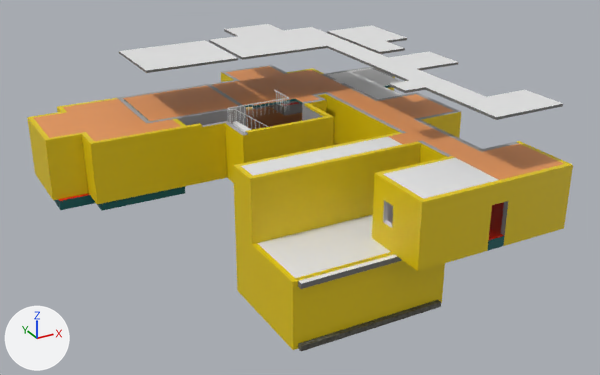
The Blender file Lights Between/Assets/Models/House/MorrowHouse2.blend as it was, and as the next commit left it.
Rendered twice from a 50 mm camera at (-37.3, -73.0, 31.4) aimed at (0.8, -3.6, -3.3). Arrows for +X, +Y and +Z are at lower left; the lights stay in place. The older version comes first.

Before the edit, the objects in view are built like this:
```python
ob_basementfloor = bpy.data.objects.new('BasementFloor', me_scene_462)
ob_basementfloor.location = (-2.0, -16.62, -8.75)
ob_basementwalls = bpy.data.objects.new('BasementWalls', me_scene_455)
ob_basementwalls.location = (-2.0, -16.62, -4.83)
ob_bedroom2ceiling = bpy.data.objects.new('Bedroom2Ceiling', me_cube_030)
ob_bedroom2ceiling.location = (-7.22, 8.5, 8.88)
ob_cube_002 = bpy.data.objects.new('Cube.002', me_cube_035)
ob_cube_002.location = (-15.84, 6.08, 3.62)
ob_cube_011 = bpy.data.objects.new('Cube.011', me_cube_029)
ob_cube_011.location = (-4.36, 0.63, 3.62)
ob_floorceiling_hall = bpy.data.objects.new('FloorCeiling Hall', me_cube_027)
ob_floorceiling_hall.location = (9.94, -12.45, 3.62)
ob_groundwalls = bpy.data.objects.new('GroundWalls', me_scene_415)
ob_groundwalls.location = (0.0, 0.0, 0.0)
ob_upperfloorwalls = bpy.data.objects.new('UpperFloorWalls', me_cube_016)
ob_upperfloorwalls.location = (6.74, -0.67, 6.22)
ob_upstairsfoyerceiling = bpy.data.objects.new('UpstairsFoyerCeiling', me_cube_031)
ob_upstairsfoyerceiling.location = (4.84, 10.18, 8.88)
# also in view: 'UpstairHallCeiling' at (11.5, -9.6, 8.9); 'Cube.010' at (-7.2, 8.5, 3.6); 'FoyerFloor' at (1.0, 6.9, -2.0); 'BedroomCeiling' at (15.1, 4.6, 8.9); 'Cube.008' at (15.1, 8.1, 3.6)
```
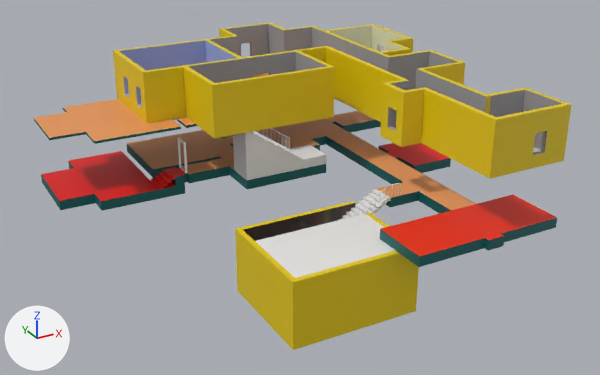
Where the change shows, as pixel boxes [x1, y1, x2, y2] in the pictures (600 x 375 px):
'GroundWalls', hidden: before [27, 65, 573, 271]
'UpperFloorWalls', shown: after [113, 23, 572, 179]
'BasementWalls', reshaped: before [235, 229, 445, 350]; after [235, 201, 419, 350]
'FloorCeiling Hall', hidden: before [241, 88, 564, 199]
'UpstairHallCeiling', hidden: before [327, 43, 563, 120]
'UpstairsFoyerCeiling', hidden: before [209, 24, 351, 60]
'Bedroom2Ceiling', hidden: before [119, 40, 238, 73]
'BedroomCeiling', hidden: before [327, 25, 407, 54]
'BasementFloor', moved, rescaled (not visible afterwards): before [298, 300, 441, 351]
'Cube.011', shown (mostly hidden): after [177, 117, 245, 138]
part 1 of me_scene_415, built on: before [389, 106, 416, 119]
part 4 of me_cube_016, built on: after [114, 39, 569, 165]
'KitchenFloor', unchanged, uncovered by the edit: before [487, 202, 504, 251]; after [380, 195, 557, 267]
'GarageFloor', unchanged, uncovered by the edit: before [54, 186, 185, 211]; after [41, 151, 188, 211]
'FoyerFloor', unchanged, uncovered by the edit: before [246, 107, 302, 130]; after [181, 118, 348, 189]
'GroundHallwayFloor', unchanged, uncovered by the edit: after [326, 132, 476, 213]

Patch to the scene script:
```diff
--- a/Lights Between/Assets/Models/House/MorrowHouse2.blend.py
+++ b/Lights Between/Assets/Models/House/MorrowHouse2.blend.py
@@ me_scene_415 @@
 # used by ob_groundwalls; location = (0.0, 0.0, 0.0)
-me_scene_415.from_pydata(...)  # 1920 vertices, 1955 faces; spans x -22.8..18.7, y -25.0..17.4, z -2.5..3.8
+me_scene_415.from_pydata(...)  # 2150 vertices, 2212 faces; spans x -22.8..18.7, y -25.0..17.4, z -2.5..3.8
+# me_scene_415 part 1: 5 vertices moved from x 11.5..12.0, y -5.2, z 2.0..3.8 to x 11.5..12.0, y -5.4, z 2.0..3.8; 230 vertices added at x -22.8..18.7, y -25.0..17.4, z 1.7
 me_scene_415.materials.append(mat_basemat)
@@ me_scene_455 @@
 # used by ob_basementwalls; location = (-2.0, -16.62, -4.83)
-me_scene_455.from_pydata(...)  # 48 vertices, 48 faces; spans x -7.7..7.7, y -5.0..6.0, z -4.2..2.3
+me_scene_455.from_pydata(...)  # 54 vertices, 55 faces; spans x -7.7..4.8, y -5.0..6.0, z -4.2..2.3
+# me_scene_455 part 2: 32 vertices moved from x -7.7..7.7, y -5.0..6.0, z -4.2..2.3 to x -7.7..4.8, y -5.0..6.0, z -4.2..2.3; 6 vertices added at x 4.3..4.8, y 3.0, z -4.2..2.3
 me_scene_455.materials.append(mat_basementwalls)
@@ me_scene_462 @@
 # used by ob_basementfloor; location = (-2.0, -16.62, -8.75)
-me_scene_462.from_pydata(...)  # 8 vertices, 6 faces; spans x -7.25..7.25, y -5.5..5.5, z -0.25..0.25
+me_scene_462.from_pydata(...)  # 8 vertices, 6 faces; spans x -7.25..4.34, y -4.5..5.5, z -0.25..0.25
+# me_scene_462 part 3: the whole mesh is scaled about its middle by (0.799, 0.909, 1), then moved by (-1.45, 0.5, 0.0)
 me_scene_462.materials.append(mat_concretefloor_001)
@@ me_cube_016 @@
 # used by ob_upperfloorwalls; location = (6.74, -0.67, 6.22)
-me_cube_016.from_pydata(...)  # 1086 vertices, 1112 faces; spans x -19.4..12.0, y -23.2..18.0, z -2.5..2.8
+me_cube_016.from_pydata(...)  # 1410 vertices, 1466 faces; spans x -19.4..12.0, y -23.2..18.0, z -2.5..2.8
+# me_cube_016 part 4: 23 vertices moved from x 4.7..5.3, y -16.0..-9.2, z -2.5..2.8 to x 4.7..5.3, y -16.0..-9.1, z -2.5..2.8; 324 vertices added at x -19.4..12.0, y -23.2..18.0, z 0.5..0.8
 me_cube_016.materials.append(mat_exteriorwallmat)
@@ ob_groundwalls @@
 ob_groundwalls.location = (0.0, 0.0, 0.0)
+ob_groundwalls.hide_set(True)
@@ ob_upperfloorwalls @@
 ob_upperfloorwalls.location = (6.74, -0.67, 6.22)
-ob_upperfloorwalls.hide_set(True)
@@ ob_floorceiling_hall @@
 ob_floorceiling_hall.location = (9.94, -12.45, 3.62)
+ob_floorceiling_hall.hide_set(True)
@@ ob_cube_011 @@
 ob_cube_011.location = (-4.36, 0.63, 3.62)
-ob_cube_011.hide_set(True)
@@ ob_bedroom2ceiling @@
 ob_bedroom2ceiling.location = (-7.22, 8.5, 8.88)
+ob_bedroom2ceiling.hide_set(True)
@@ ob_upstairsfoyerceiling @@
 ob_upstairsfoyerceiling.location = (4.84, 10.18, 8.88)
+ob_upstairsfoyerceiling.hide_set(True)
@@ ob_upstairhallceiling @@
 ob_upstairhallceiling.location = (10.9, -11.3, 8.88)
+ob_upstairhallceiling.hide_set(True)
@@ ob_bedroomceiling @@
 ob_bedroomceiling.location = (14.78, 4.66, 8.88)
+ob_bedroomceiling.hide_set(True)
```
